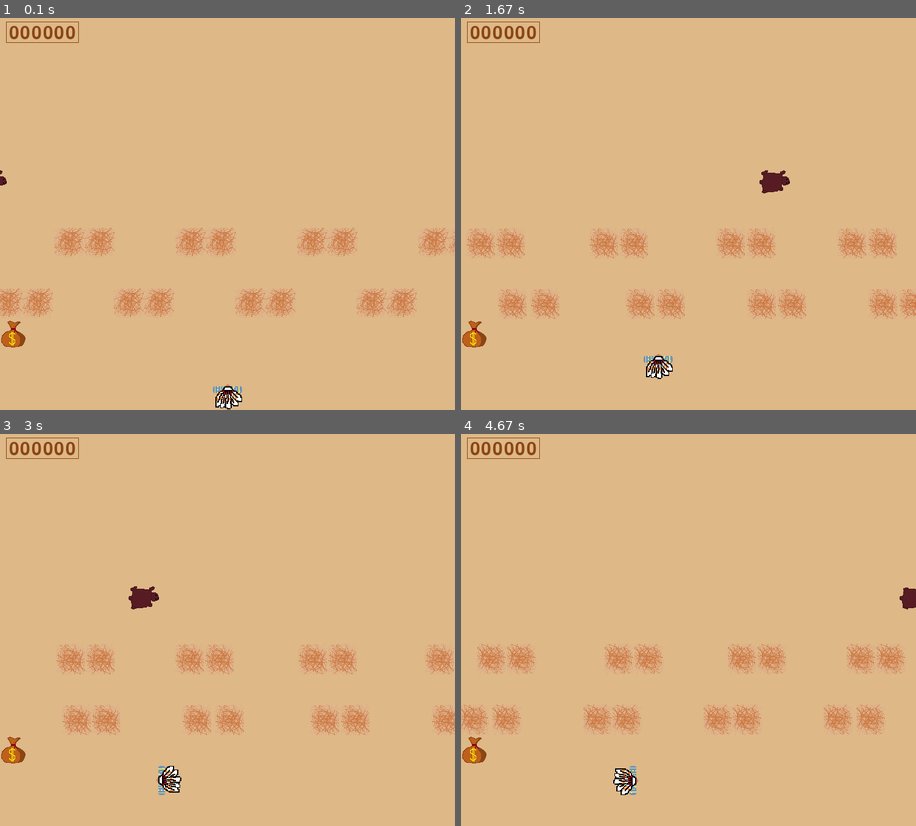
Above: before the commit, frames 1-4 (two rows, left to right).
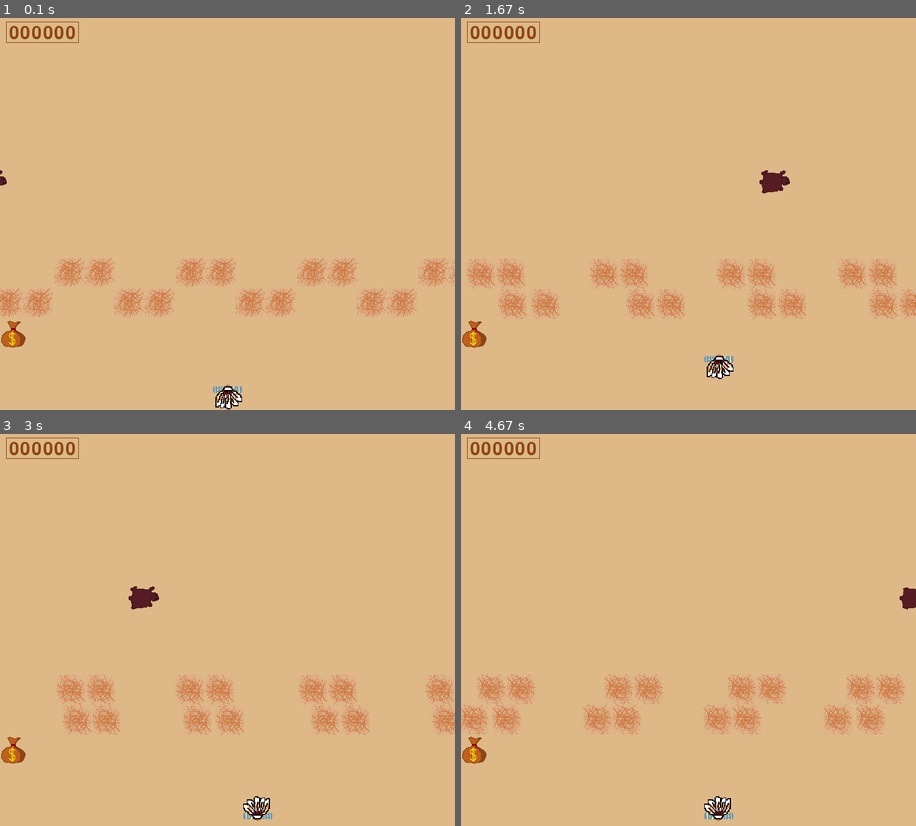
Above: after the commit, the same moments.

Repository: AZEN-SGG/PyGameProject
Game: pygame game, started from MainProgramm.py
Two runs of this game, one before a commit and one after it. Both use one fixed random seed, a clock stepped at 60 frames per second and the inputs below.
Inputs:
- Up to frame 1 (0.1 s): no input
- Up to frame 2 (1.67 s): hold A 0.33-0.8 s; hold Right 0.33-0.8 s; hold Right 0.83-1.3 s; hold W 1.33-1.63 s
- Up to frame 3 (3 s): hold Right 1.67-2.13 s; hold A 2.17-2.7 s; hold Down from 2.73 s (still down)
- Up to frame 4 (4.67 s): release Down at 3.03 s; hold A 3.07-3.47 s; hold Up 3.5-3.87 s; hold D 3.9-4.53 s; hold Down from 4.57 s (still down)

The runs differ from the first frame. In frame 1, 2.9% of the frame differs, in the area x 12-100%, y 53-69%; in frame 2, 3.9%, in the area x 1-96%, y 53-93%; in frame 3, 3.5%; in frame 4, 3.9%.

Commit message:
Полностью реализовал функцию get_point Которая прячет очки если их собрал игрок и добавляет к счёту Полностью доделал класс Point Создал белое изображение для того чтобы им прятать очки Также добавил возможность управлять стрелочками

Diff:
--- a/MainProgramm.py
+++ b/MainProgramm.py
@@ -39,8 +39,16 @@
         sprites[sprite].rect.y = coordinats[sprite][1]
 
 
-def get_point():
-    pass
+# При вызове функции можно задать количество очков которые прибавляются в счёту
+def get_point(this_point, add_points: int = 100):
+    this_point.hide = True
+    points = str(int(score.points) + add_points)
+
+    if len(points) < 6:
+        points = '0' * (6 - len(points)) + points
+
+    score.points = points
+    score.update()
 
 
 class Board:
@@ -226,6 +234,7 @@
     def __init__(self, x, y, level: int = 1):
         pygame.sprite.Sprite.__init__(self)
         self.level = level
+        self.hide = False  # Переменная отвечает за показывание картинки
         self.COORDINATS = (x - 25, y - 25)
 
         if level == 1:
@@ -237,7 +246,11 @@
 
     def update(self):
         if pygame.sprite.collide_mask(self, player):
-            pass
+            get_point(self)
+
+        if self.hide:  # Если равен правде, то деньги не будут показываться
+            self.image = white_image
+            self.image.set_colorkey('white')
 
 
 class Score:  # Класс счёта
@@ -296,14 +309,14 @@
 first_eighth_tumbleweed = Tumbleweed(600, HEIGHT - 175, 'Right', 6)
 
 # Создаю восемь объектов класса перекати поел которые вторые снизу
-second_tumbleweed = Tumbleweed(100, HEIGHT - 275, 'Right', 7)
-second_second_tumbleweed = Tumbleweed(750, HEIGHT - 275, 'Right', 7)
-second_third_tumbleweed = Tumbleweed(150, HEIGHT - 275, 'Right', 7)
-second_fourth_tumbleweed = Tumbleweed(300, HEIGHT - 275, 'Right', 7)
-second_fifth_tumbleweed = Tumbleweed(350, HEIGHT - 275, 'Right', 7)
-second_sixth_tumbleweed = Tumbleweed(500, HEIGHT - 275, 'Right', 7)
-second_seventh_tumbleweed = Tumbleweed(550, HEIGHT - 275, 'Right', 7)
-second_eighth_tumbleweed = Tumbleweed(700, HEIGHT - 275, 'Right', 7)
+second_tumbleweed = Tumbleweed(100, HEIGHT - 225, 'Right', 7)
+second_second_tumbleweed = Tumbleweed(750, HEIGHT - 225, 'Right', 7)
+second_third_tumbleweed = Tumbleweed(150, HEIGHT - 225, 'Right', 7)
+second_fourth_tumbleweed = Tumbleweed(300, HEIGHT - 225, 'Right', 7)
+second_fifth_tumbleweed = Tumbleweed(350, HEIGHT - 225, 'Right', 7)
+second_sixth_tumbleweed = Tumbleweed(500, HEIGHT - 225, 'Right', 7)
+second_seventh_tumbleweed = Tumbleweed(550, HEIGHT - 225, 'Right', 7)
+second_eighth_tumbleweed = Tumbleweed(700, HEIGHT - 225, 'Right', 7)
 
 # Создаю изображения медведя
 bear_stand_image = pygame.image.load(os.path.join(data_folder, 'bear_go.png')).convert()
@@ -314,6 +327,7 @@
 bear = Bear(0, HEIGHT - 375, 'Left')
 
 point_image = pygame.image.load(os.path.join(data_folder, 'point.png')).convert()
+white_image = pygame.image.load(os.path.join(data_folder, 'white.png')).convert()  # Белое изображение нужно для очков
 point = Point(25, HEIGHT - 125)
 
 add_sprite(player)
@@ -351,16 +365,16 @@
 
         if event.type == pygame.KEYDOWN:
             if not faced_bool:
-                if event.key == pygame.K_w:
+                if event.key == pygame.K_w or event.key == pygame.K_UP:
                     player.go_up()
 
-                elif event.key == pygame.K_s:
+                elif event.key == pygame.K_s or event.key == pygame.K_DOWN:
                     player.go_down()
 
-                elif event.key == pygame.K_d:
+                elif event.key == pygame.K_d or event.key == pygame.K_RIGHT:
                     player.go_right()
 
-                elif event.key == pygame.K_a:
+                elif event.key == pygame.K_a or event.key == pygame.K_LEFT:
                     player.go_left()
 
             else:
Binary file added: data/white.png
